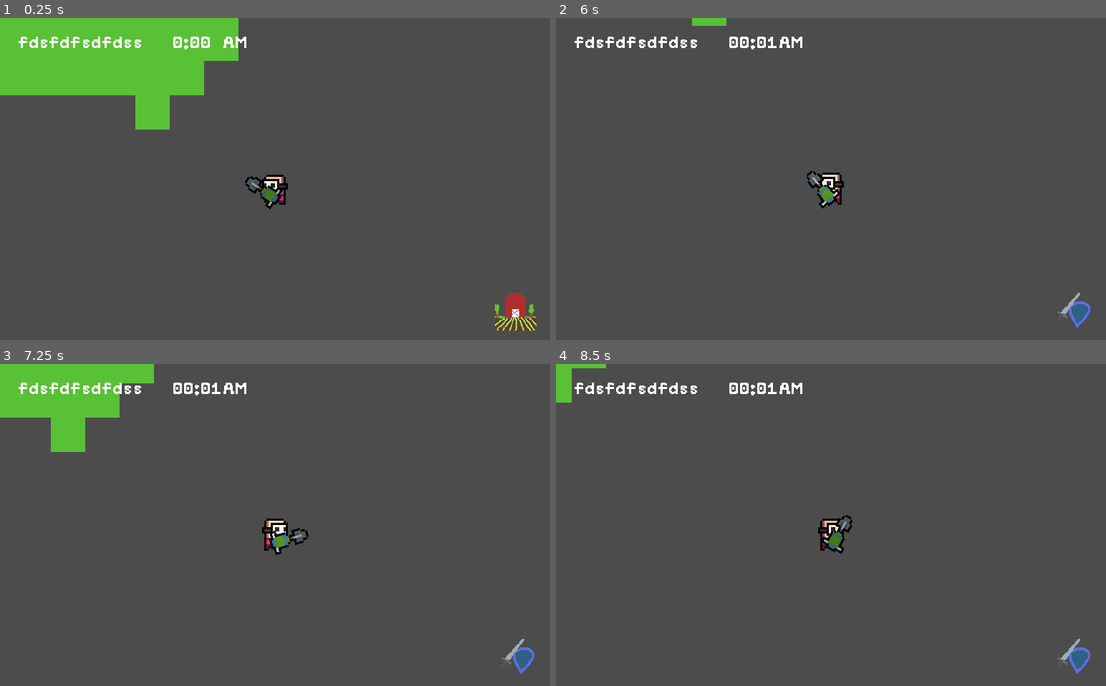
Above: before the commit, frames 1-4 (two rows, left to right).
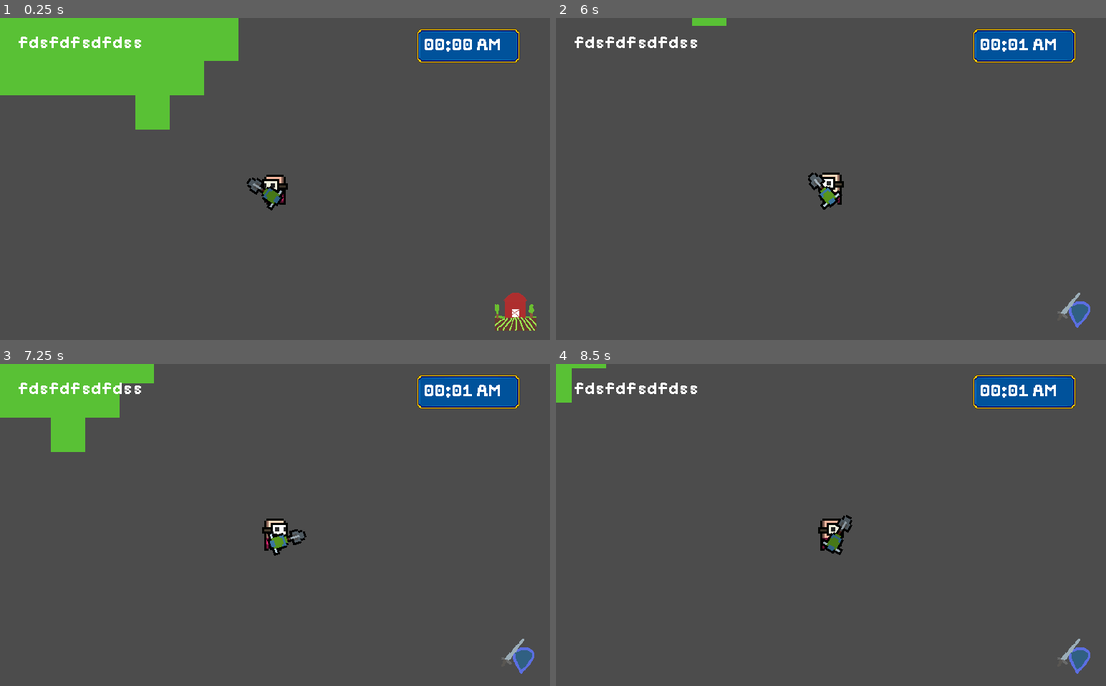
Above: after the commit, the same moments.

Repository: sugarvoid/gargun-valley
Game: Godot game, scene res://game/Game.tscn
The game is run twice, just before and just after one commit, with the same random seed, the same clock (stepped at 60 frames per second) and the same inputs.
Inputs (mouse positions are in pixels of both pictures, inside the frame that each line leads up to):
- Up to frame 1 (0.25 s): no input
- Up to frame 2 (6 s): tap Enter at 0.5 s; move the mouse to (952, 162) at 0.52 s; hold D (move_right) 0.53-1.28 s; click (952, 162) at 0.6 s; move the mouse to (721, 195) at 1.27 s; hold S (move_down) 1.28-2.03 s; tap Mouse wheel down (cycle_hand) at 1.35, 5.85 s; click (721, 195) at 1.55 s; move the mouse to (886, 108) at 2.02 s; hold D (move_right) 2.03-2.78 s; click (886, 108) at 2.1 s; move the mouse to (803, 243) at 2.77 s; hold W (move_up) 2.78-3.53 s; tap R (light_toggle) at 2.85 s; click (803, 243) at 3.05 s; move the mouse to (996, 227) at 3.52 s; hold A (move_left) 3.53-5.03 s; right-click (996, 227) at 3.6 s; click (996, 227) at 3.8 s; move the mouse to (666, 130) at 4.27 s; tap E (switch_mode) at 4.35 s; click (666, 130) at 4.55 s; move the mouse to (858, 179) at 5.02 s; hold S (move_down) 5.03-5.78 s; click (858, 179) at 5.1 s; move the mouse to (748, 98) at 5.77 s; hold D (move_right) from 5.78 s (still down)
- Up to frame 3 (7.25 s): click (192, 444) at 6.05 s; move the mouse to (396, 508) at 6.52 s; release D (move_right) at 6.53 s; hold W (move_up) from 6.53 s (still down); click (396, 508) at 6.6 s
- Up to frame 4 (8.5 s): move the mouse to (721, 541) at 7.27 s; release W (move_up) at 7.28 s; hold D (move_right) 7.28-8.03 s; tap R (light_toggle) at 7.35 s; click (721, 541) at 7.55 s; move the mouse to (886, 454) at 8.02 s; hold S (move_down) from 8.03 s (still down); right-click (886, 454) at 8.1 s; click (886, 454) at 8.3 s

The runs differ from the first frame. In frame 1, 2.4% of the frame differs, in the area x 31-95%, y 3-60%; in frame 2, 2.4%; in frame 3, 2.4%; in frame 4, 2.4%.

Commit message:
Add dig animation to shovel gun. Add panel for clock

Diff:
--- a/game/actor/player/player.gd
+++ b/game/actor/player/player.gd
@@ -68,6 +68,7 @@
 	if event.is_action_released("left_click"):
 		print(current_weapon.weapon_ID)
 		if current_weapon.weapon_ID == Global.WEAPON_IDS.shovel_gun:
+			current_weapon.play_dig_anmi()
 			_create_plot()
 		elif current_weapon.weapon_ID == Global.WEAPON_IDS.water_gun:
 			_pull_trigger() #move later
--- a/game/interface/hud/HUD.tscn
+++ b/game/interface/hud/HUD.tscn
@@ -1,9 +1,10 @@
-[gd_scene load_steps=5 format=2]
+[gd_scene load_steps=6 format=2]
 
 [ext_resource path="res://game/interface/hud/hud.gd" type="Script" id=1]
 [ext_resource path="res://game/interface/play_mode_icon.png" type="Texture" id=2]
 [ext_resource path="res://game/interface/font/new_dynamicfont.tres" type="DynamicFont" id=3]
 [ext_resource path="res://game/interface/reload.png" type="Texture" id=4]
+[ext_resource path="res://game/interface/hud/Base Bg 1.png" type="Texture" id=5]
 
 [node name="HUD" type="CanvasLayer"]
 script = ExtResource( 1 )
@@ -29,20 +30,37 @@
 texture = ExtResource( 2 )
 hframes = 2
 
-[node name="TimeLabel" type="Label" parent="."]
-margin_left = 80.0
-margin_top = 8.0
-margin_right = 131.0
-margin_bottom = 24.0
+[node name="Control" type="Control" parent="."]
+margin_right = 40.0
+margin_bottom = 40.0
+
+[node name="NinePatchRect" type="NinePatchRect" parent="."]
+margin_left = 194.0
+margin_top = 5.0
+margin_right = 242.0
+margin_bottom = 21.0
+texture = ExtResource( 5 )
+region_rect = Rect2( 0, 0, 40, 40 )
+patch_margin_left = 6
+patch_margin_top = 5
+patch_margin_right = 6
+patch_margin_bottom = 5
+
+[node name="TimeLabel" type="Label" parent="NinePatchRect"]
+unique_name_in_owner = true
+margin_left = 3.0
+margin_top = 4.0
+margin_right = 54.0
+margin_bottom = 20.0
 rect_scale = Vector2( 0.5, 0.5 )
 custom_fonts/font = ExtResource( 3 )
-text = "0:00 "
+text = "00:00 "
 
-[node name="TimeLabel2" type="Label" parent="."]
-margin_left = 104.0
-margin_top = 8.0
-margin_right = 126.0
-margin_bottom = 24.0
+[node name="TimeLabel2" type="Label" parent="NinePatchRect"]
+margin_left = 28.0
+margin_top = 4.0
+margin_right = 50.0
+margin_bottom = 20.0
 rect_scale = Vector2( 0.5, 0.5 )
 custom_fonts/font = ExtResource( 3 )
 text = "AM"
--- a/game/interface/hud/hud.gd
+++ b/game/interface/hud/hud.gd
@@ -2,7 +2,7 @@
 extends CanvasLayer
 
 
-onready var time_label: Label = get_node("TimeLabel")
+onready var time_label: Label = get_node("%TimeLabel")
 onready var reload_icon: Sprite = get_node("ReloadIcon")
 
 
@@ -12,7 +12,7 @@
 	$PlayModeIcon.frame = 1 - $PlayModeIcon.frame
 
 func update_time(time: String) -> void:
-	$TimeLabel.text = time
+	time_label.text = time
 
 func show_reload_icon() -> void:
 	reload_icon.visible = true
--- a/game/weapon/shovel_gun/ShovelGun.tscn
+++ b/game/weapon/shovel_gun/ShovelGun.tscn
@@ -1,8 +1,39 @@
-[gd_scene load_steps=4 format=2]
+[gd_scene load_steps=6 format=2]
 
 [ext_resource path="res://game/weapon/Weapon.tscn" type="PackedScene" id=1]
 [ext_resource path="res://game/weapon/shovel_gun/shovel_gun.png" type="Texture" id=2]
 [ext_resource path="res://game/weapon/shovel_gun/shovel_gun.gd" type="Script" id=3]
+
+[sub_resource type="Animation" id=1]
+length = 0.001
+tracks/0/type = "value"
+tracks/0/path = NodePath("Sprite:frame")
+tracks/0/interp = 1
+tracks/0/loop_wrap = true
+tracks/0/imported = false
+tracks/0/enabled = true
+tracks/0/keys = {
+"times": PoolRealArray( 0 ),
+"transitions": PoolRealArray( 1 ),
+"update": 0,
+"values": [ 0 ]
+}
+
+[sub_resource type="Animation" id=2]
+resource_name = "dig"
+length = 0.6
+tracks/0/type = "value"
+tracks/0/path = NodePath("Sprite:frame")
+tracks/0/interp = 1
+tracks/0/loop_wrap = true
+tracks/0/imported = false
+tracks/0/enabled = true
+tracks/0/keys = {
+"times": PoolRealArray( 0, 0.1, 0.2, 0.3, 0.4, 0.5, 0.6 ),
+"transitions": PoolRealArray( 1, 1, 1, 1, 1, 1, 1 ),
+"update": 1,
+"values": [ 0, 1, 2, 3, 4, 5, 0 ]
+}
 
 [node name="ShovelGun" instance=ExtResource( 1 )]
 script = ExtResource( 3 )
@@ -10,7 +41,11 @@
 [node name="Sprite" parent="." index="0"]
 texture = ExtResource( 2 )
 offset = Vector2( 6.207, -0.386 )
-hframes = 7
+hframes = 6
 
 [node name="Muzzle" parent="." index="1"]
 position = Vector2( 14, 0 )
+
+[node name="AnimationPlayer" type="AnimationPlayer" parent="." index="3"]
+anims/RESET = SubResource( 1 )
+anims/dig = SubResource( 2 )
--- a/game/weapon/shovel_gun/shovel_gun.gd
+++ b/game/weapon/shovel_gun/shovel_gun.gd
@@ -9,3 +9,7 @@
 
 func secondary_action() -> void:
 	pass
+
+
+func play_dig_anmi() -> void:
+	$AnimationPlayer.play("dig")
Binary file added: game/interface/hud/Base Bg 1.png
Not shown, added: game/interface/hud/Base Bg 1.png.import
Binary file added: game/interface/hud/Base Bg 2.png
Not shown, added: game/interface/hud/Base Bg 2.png.import
Binary file added: game/interface/hud/Base Bg 3.png
Not shown, added: game/interface/hud/Base Bg 3.png.import
